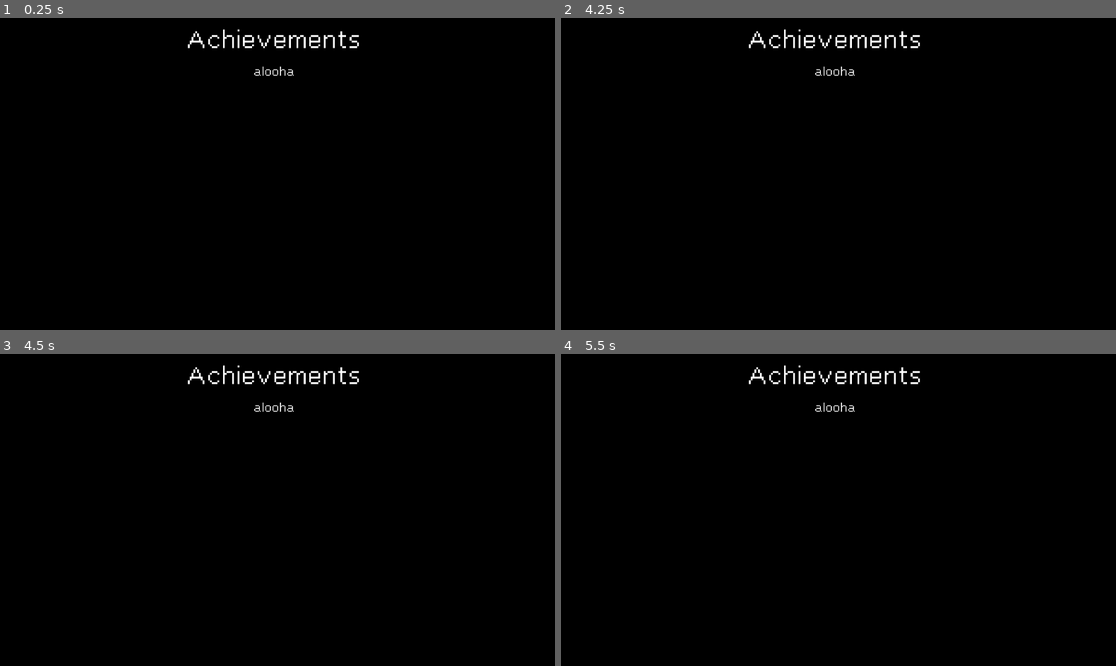
Above: before the commit, frames 1-4 (two rows, left to right).
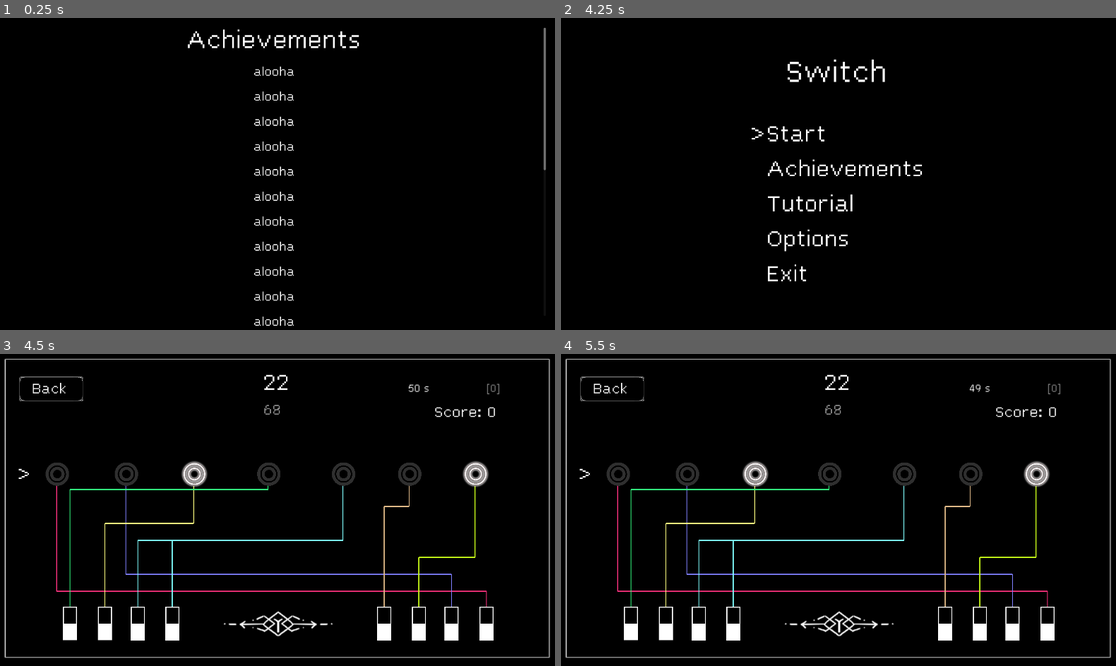
Above: after the commit, the same moments.

Repository: DragonCat4012/Switch
Game: Godot game, scene res://Scenes/Achievments.tscn
The game is run twice, just before and just after one commit, with the same random seed, the same clock (stepped at 60 frames per second) and the same inputs. This scene is started directly instead of the project's main scene.
Inputs (mouse positions are in pixels of both pictures, inside the frame that each line leads up to):
- Up to frame 1 (0.25 s): no input
- Up to frame 2 (4.25 s): tap Enter (ui_accept) at 0.5, 0.6, 0.77, 1.07, 1.25, 1.35, 1.52, 1.82, 2, 2.1, 2.75, 2.85, 3.02, 3.32, 3.5, 3.6, 3.77, 4.07 s; move the mouse to (966, 155) at 0.52 s; hold Right (ui_right) 0.53-1.28 s; click (966, 155) at 0.67 s; move the mouse to (727, 186) at 1.27 s; hold Down (ui_down) 1.28-2.03 s; click (727, 186) at 1.42 s; move the mouse to (894, 102) at 2.02 s; hold Right (ui_right) 2.03-2.78 s; click (894, 102) at 2.17 s; move the mouse to (810, 236) at 2.77 s; hold Up (ui_up) 2.78-3.53 s; click (810, 236) at 2.92 s; move the mouse to (1010, 220) at 3.52 s; hold Left (ui_left) from 3.53 s (still down); click (1010, 220) at 3.67 s; tap Escape (ui_cancel) at 4.15 s
- Up to frame 3 (4.5 s): keep holding Left (ui_left); move the mouse to (111, 460) at 4.27 s; tap Enter (ui_accept) at 4.35 s; click (111, 460) at 4.42 s
- Up to frame 4 (5.5 s): tap Enter (ui_accept) at 4.52, 4.82, 5.1 s; move the mouse to (866, 506) at 5.02 s; release Left (ui_left) at 5.03 s; hold Down (ui_down) from 5.03 s (still down); click (866, 506) at 5.17 s

The runs differ from the first frame. In frame 1, 0.9% of the frame differs, in the area x 45-99%, y 3-99%; in frame 2, 2.1%; in frame 3, 7.6%, in the area x 0-100%, y 1-98%; in frame 4, 7.6%.

Commit message:
Move Files

Diff:
--- /dev/null
+++ b/Scenes/Achievments.gd
@@ -0,0 +1,5 @@
+extends Node2D
+
+func _process(delta):
+	if Input.is_action_just_pressed("ui_cancel"):
+		get_tree().change_scene_to_file("res://Scenes/menu.tscn")
--- a/Scenes/Achievments.tscn
+++ b/Scenes/Achievments.tscn
@@ -1,18 +1,21 @@
-[gd_scene load_steps=2 format=3 uid="uid://ddgxj20xsro70"]
+[gd_scene load_steps=3 format=3 uid="uid://ddgxj20xsro70"]
 
+[ext_resource type="Script" path="res://Scenes/Achievments.gd" id="1_0xukb"]
 [ext_resource type="FontFile" uid="uid://b2cswqm32sj5f" path="res://Ressources/Lex.ttf" id="1_d44rw"]
 
 [node name="Achievments" type="Node2D"]
+script = ExtResource("1_0xukb")
 
 [node name="MarginContainer" type="MarginContainer" parent="."]
 offset_right = 1920.0
-offset_bottom = 2100.0
+offset_bottom = 1080.0
 theme_override_constants/margin_left = 50
 theme_override_constants/margin_top = 50
 theme_override_constants/margin_right = 50
 theme_override_constants/margin_bottom = 50
 
 [node name="ScrollContainer" type="ScrollContainer" parent="MarginContainer"]
+clip_contents = false
 layout_mode = 2
 
 [node name="VBoxContainer" type="VBoxContainer" parent="MarginContainer/ScrollContainer"]
@@ -42,3 +45,143 @@
 theme_override_fonts/font = ExtResource("1_d44rw")
 theme_override_font_sizes/font_size = 50
 text = "alooha"
+
+[node name="CenterContainer3" type="CenterContainer" parent="MarginContainer/ScrollContainer/VBoxContainer"]
+layout_mode = 2
+size_flags_horizontal = 3
+
+[node name="Label" type="Label" parent="MarginContainer/ScrollContainer/VBoxContainer/CenterContainer3"]
+layout_mode = 2
+theme_override_fonts/font = ExtResource("1_d44rw")
+theme_override_font_sizes/font_size = 50
+text = "alooha"
+
+[node name="CenterContainer4" type="CenterContainer" parent="MarginContainer/ScrollContainer/VBoxContainer"]
+layout_mode = 2
+size_flags_horizontal = 3
+
+[node name="Label" type="Label" parent="MarginContainer/ScrollContainer/VBoxContainer/CenterContainer4"]
+layout_mode = 2
+theme_override_fonts/font = ExtResource("1_d44rw")
+theme_override_font_sizes/font_size = 50
+text = "alooha"
+
+[node name="CenterContainer5" type="CenterContainer" parent="MarginContainer/ScrollContainer/VBoxContainer"]
+layout_mode = 2
+size_flags_horizontal = 3
+
+[node name="Label" type="Label" parent="MarginContainer/ScrollContainer/VBoxContainer/CenterContainer5"]
+layout_mode = 2
+theme_override_fonts/font = ExtResource("1_d44rw")
+theme_override_font_sizes/font_size = 50
+text = "alooha"
+
+[node name="CenterContainer6" type="CenterContainer" parent="MarginContainer/ScrollContainer/VBoxContainer"]
+layout_mode = 2
+size_flags_horizontal = 3
+
+[node name="Label" type="Label" parent="MarginContainer/ScrollContainer/VBoxContainer/CenterContainer6"]
+layout_mode = 2
+theme_override_fonts/font = ExtResource("1_d44rw")
+theme_override_font_sizes/font_size = 50
+text = "alooha"
+
+[node name="CenterContainer7" type="CenterContainer" parent="MarginContainer/ScrollContainer/VBoxContainer"]
+layout_mode = 2
+size_flags_horizontal = 3
+
+[node name="Label" type="Label" parent="MarginContainer/ScrollContainer/VBoxContainer/CenterContainer7"]
+layout_mode = 2
+theme_override_fonts/font = ExtResource("1_d44rw")
+theme_override_font_sizes/font_size = 50
+text = "alooha"
+
+[node name="CenterContainer8" type="CenterContainer" parent="MarginContainer/ScrollContainer/VBoxContainer"]
+layout_mode = 2
+size_flags_horizontal = 3
+
+[node name="Label" type="Label" parent="MarginContainer/ScrollContainer/VBoxContainer/CenterContainer8"]
+layout_mode = 2
+theme_override_fonts/font = ExtResource("1_d44rw")
+theme_override_font_sizes/font_size = 50
+text = "alooha"
+
+[node name="CenterContainer9" type="CenterContainer" parent="MarginContainer/ScrollContainer/VBoxContainer"]
+layout_mode = 2
+size_flags_horizontal = 3
+
+[node name="Label" type="Label" parent="MarginContainer/ScrollContainer/VBoxContainer/CenterContainer9"]
+layout_mode = 2
+theme_override_fonts/font = ExtResource("1_d44rw")
+theme_override_font_sizes/font_size = 50
+text = "alooha"
+
+[node name="CenterContainer10" type="CenterContainer" parent="MarginContainer/ScrollContainer/VBoxContainer"]
+layout_mode = 2
+size_flags_horizontal = 3
+
+[node name="Label" type="Label" parent="MarginContainer/ScrollContainer/VBoxContainer/CenterContainer10"]
+layout_mode = 2
+theme_override_fonts/font = ExtResource("1_d44rw")
+theme_override_font_sizes/font_size = 50
+text = "alooha"
+
+[node name="CenterContainer11" type="CenterContainer" parent="MarginContainer/ScrollContainer/VBoxContainer"]
+layout_mode = 2
+size_flags_horizontal = 3
+
+[node name="Label" type="Label" parent="MarginContainer/ScrollContainer/VBoxContainer/CenterContainer11"]
+layout_mode = 2
+theme_override_fonts/font = ExtResource("1_d44rw")
+theme_override_font_sizes/font_size = 50
+text = "alooha"
+
+[node name="CenterContainer12" type="CenterContainer" parent="MarginContainer/ScrollContainer/VBoxContainer"]
+layout_mode = 2
+size_flags_horizontal = 3
+
+[node name="Label" type="Label" parent="MarginContainer/ScrollContainer/VBoxContainer/CenterContainer12"]
+layout_mode = 2
+theme_override_fonts/font = ExtResource("1_d44rw")
+theme_override_font_sizes/font_size = 50
+text = "alooha"
+
+[node name="CenterContainer13" type="CenterContainer" parent="MarginContainer/ScrollContainer/VBoxContainer"]
+layout_mode = 2
+size_flags_horizontal = 3
+
+[node name="Label" type="Label" parent="MarginContainer/ScrollContainer/VBoxContainer/CenterContainer13"]
+layout_mode = 2
+theme_override_fonts/font = ExtResource("1_d44rw")
+theme_override_font_sizes/font_size = 50
+text = "alooha"
+
+[node name="CenterContainer14" type="CenterContainer" parent="MarginContainer/ScrollContainer/VBoxContainer"]
+layout_mode = 2
+size_flags_horizontal = 3
+
+[node name="Label" type="Label" parent="MarginContainer/ScrollContainer/VBoxContainer/CenterContainer14"]
+layout_mode = 2
+theme_override_fonts/font = ExtResource("1_d44rw")
+theme_override_font_sizes/font_size = 50
+text = "alooha"
+
+[node name="CenterContainer15" type="CenterContainer" parent="MarginContainer/ScrollContainer/VBoxContainer"]
+layout_mode = 2
+size_flags_horizontal = 3
+
+[node name="Label" type="Label" parent="MarginContainer/ScrollContainer/VBoxContainer/CenterContainer15"]
+layout_mode = 2
+theme_override_fonts/font = ExtResource("1_d44rw")
+theme_override_font_sizes/font_size = 50
+text = "alooha"
+
+[node name="CenterContainer16" type="CenterContainer" parent="MarginContainer/ScrollContainer/VBoxContainer"]
+layout_mode = 2
+size_flags_horizontal = 3
+
+[node name="Label" type="Label" parent="MarginContainer/ScrollContainer/VBoxContainer/CenterContainer16"]
+layout_mode = 2
+theme_override_fonts/font = ExtResource("1_d44rw")
+theme_override_font_sizes/font_size = 50
+text = "Eeee"
--- a/Scenes/GameOverScene.gd
+++ b/Scenes/GameOverScene.gd
@@ -1,7 +1,7 @@
 extends Node2D
 
 @onready var scoreLabel = $ColorRect/CenterContainer/VBoxContainer/Label
-const JSONHandler = preload("res://JSON.gd")
+const JSONHandler = preload("res://Util/JSON.gd")
 @onready var jsonHandler = JSONHandler.JSONHandler.new()
 @onready var backButton := $ColorRect/CenterContainer/buttonBackTexture/BackButon
 
--- a/Scenes/MainMenu.gd
+++ b/Scenes/MainMenu.gd
@@ -1,6 +1,6 @@
 extends MarginContainer
 
-const JSONHandler = preload("res://JSON.gd")
+const JSONHandler = preload("res://Util/JSON.gd")
 @onready var jsonHandler = JSONHandler.JSONHandler.new()
 
 @onready var selector_one = $CenterContainer/VBoxContainer/CenterContainer2/HBoxContainer2/VBoxContainer/Selector
--- a/Scenes/OptionsScene.gd
+++ b/Scenes/OptionsScene.gd
@@ -1,6 +1,6 @@
 extends Node2D
 
-const JSONHandler = preload("res://JSON.gd")
+const JSONHandler = preload("res://Util/JSON.gd")
 @onready var jsonHandler = JSONHandler.JSONHandler.new()
 @onready var endianToggle = $CenterContainer/VBoxContainer/CenterContainer2/VBoxContainer/HBoxContainer
 var isEndianSwitchingEnabled = false
--- a/Scenes/game.gd
+++ b/Scenes/game.gd
@@ -1,7 +1,7 @@
 extends Node2D
 
 # Settings
-const JSONHandler = preload("res://JSON.gd")
+const JSONHandler = preload("res://Util/JSON.gd")
 @onready var jsonHandler = JSONHandler.JSONHandler.new()
 var isEndianSwitchingEnabled = true
 
@@ -35,7 +35,7 @@
 # Map
 @onready var timerLabel = $CenterContainer3/HBoxContainer/TimerLabel
 var mapIndex = 0
-const WireHandler = preload("res://Wire.gd")
+const WireHandler = preload("res://Util/Wire.gd")
 @onready var wireHandler = WireHandler.WireHandler.new()
 
 # Current Game
Renamed: JSON.gd -> Util/JSON.gd
Renamed: Wire.gd -> Util/Wire.gd
